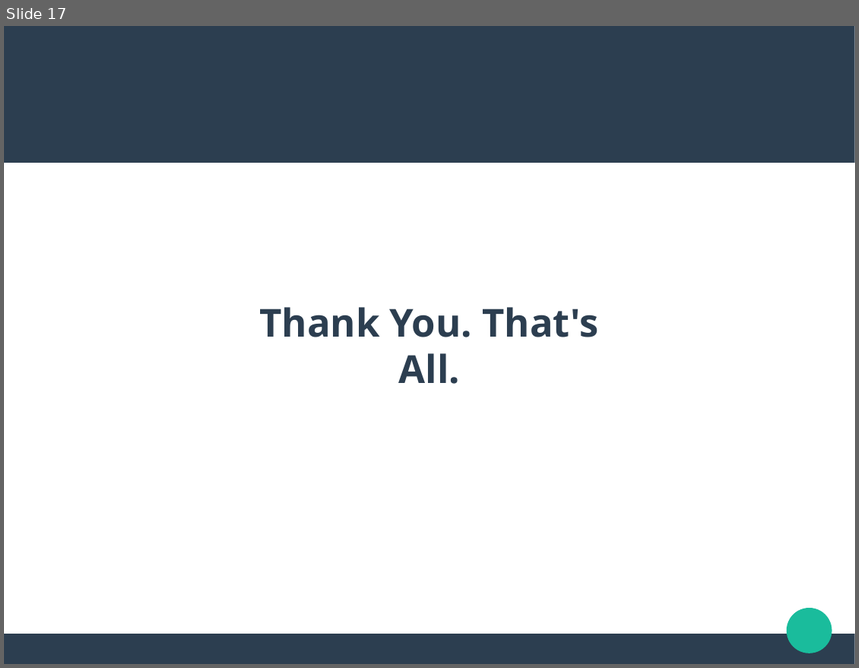
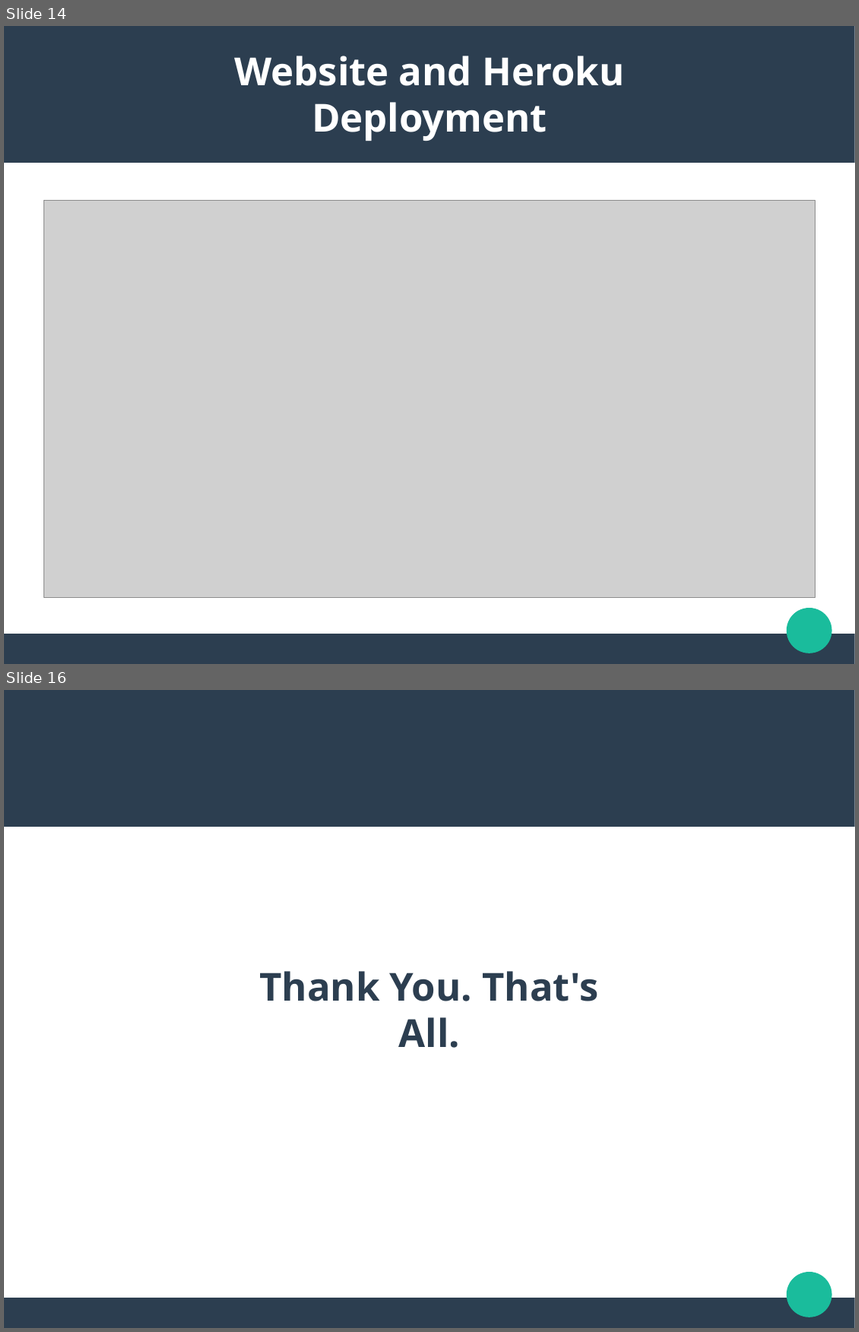
Before and after one commit to yawavi92/ML-Housing_price_predection, a slide deck: Resources/housing_price_prediction.pptx. Shown one above the other, each under a label of ours: slide 17 before the commit, slides 14 and 16 after it; the slides between them are not shown. The pictures are 859x668 and 859x1332 pixels, drawn with LibreOffice and Linux fonts; fonts in the diff are those of the drawing; grey boxes stand for pictures. Boxes give left, top, right and bottom in pixels: in the first picture for what was removed or moved away, otherwise in the second. Text is boxed around its words. In the diff, an @@ line names an element or a change of style, - is before the commit and + after.

Commit message:
Modified README and powerpoint. Added website dashboard screenshot

```diff
--- a/Resources/housing_price_prediction.pptx
+++ b/Resources/housing_price_prediction.pptx
@@ slide 14 added at (4,26,855,664), background #FFFFFF; not listed: 3 template elements that a slide beside it also shows @@
@@ text added at (235,56,624,141), 36 pt, text #FFFFFF, bold @@
+Website and Heroku Deployment
@@ picture added at (44,201,816,598) @@
@@ what was slide 17 is now slide 16 @@
```
Also in this commit, not shown: 2 slides changed, 2 slides removed, 3 other files.
